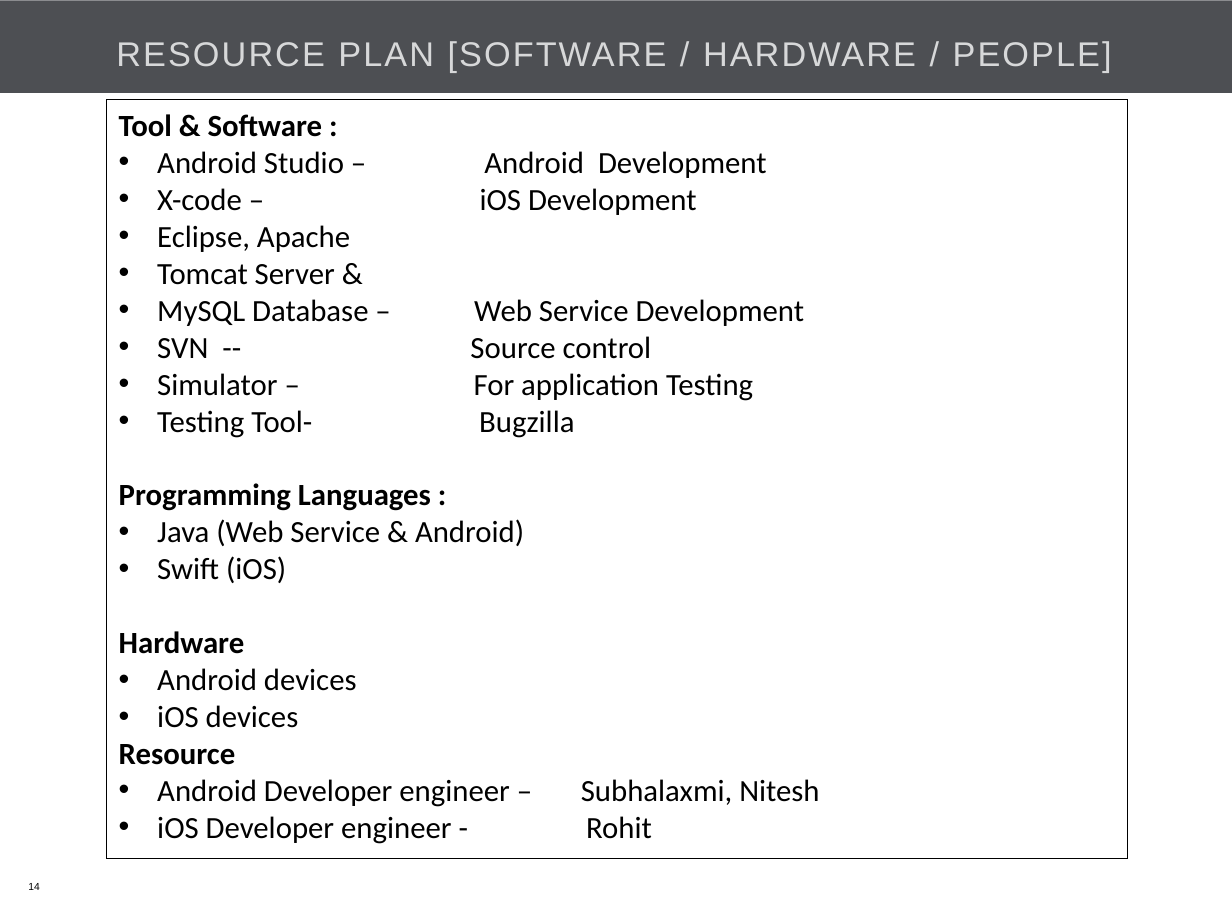
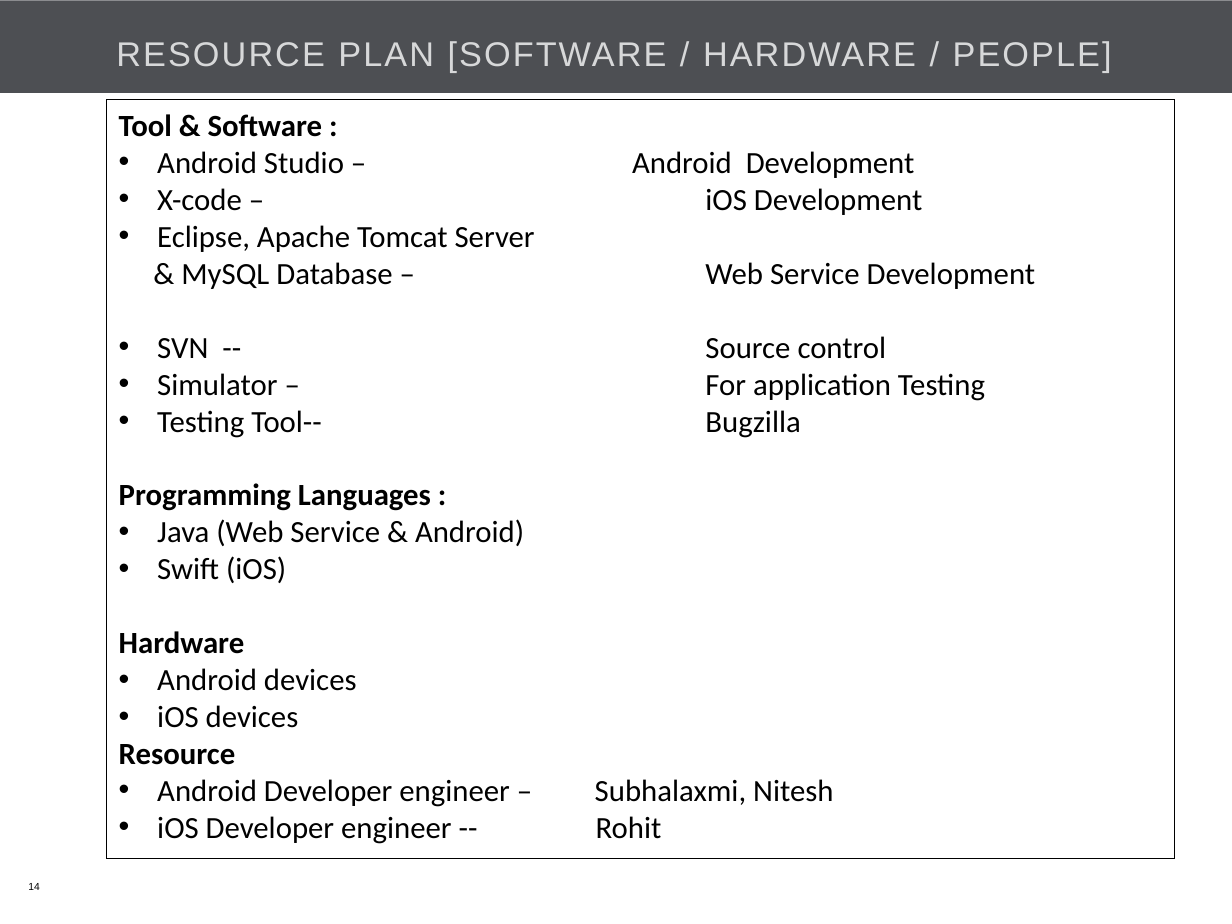
Before and after one commit to Bajarangi/demo, a slide deck: slide 14 of trunk/EasiCab/Documents/EASiCab_POC_kick off.pptx. Drawn at 1232x924 pixels with LibreOffice and Linux fonts; fonts in the diff are those of the drawing; background and template pictures are left out. Boxes give left, top, right and bottom in pixels: in the first picture for what was removed or moved away, otherwise in the second. Text is boxed around its words. In the diff, an @@ line names an element or a change of style, - is before the commit and + after.

```diff
--- a/trunk/EasiCab/Documents/EASiCab_POC_kick off.pptx
+++ b/trunk/EasiCab/Documents/EASiCab_POC_kick off.pptx
@@ rectangle "Tool & Software :": place and size @@
-rectangle "Tool & Software :" at [107,100,1127,859]
+rectangle "Tool & Software :" at [107,100,1175,859]
@@ text in rectangle at [157,225,1036,289]: text changed @@
-• Eclipse, Apache
-• Tomcat Server &
-• MySQL Database – Web Service Development
+• Eclipse, Apache Tomcat Server
+& MySQL Database – Web Service Development
@@ text in rectangle at [705,410,800,438]: text changed @@
-• Testing Tool- Bugzilla
+• Testing Tool-- Bugzilla
@@ text in rectangle at [157,816,662,844]: text changed @@
-• iOS Developer engineer - Rohit
+• iOS Developer engineer -- Rohit
```
Also in this commit, not shown: 10 other slides changed, 2 other files.
